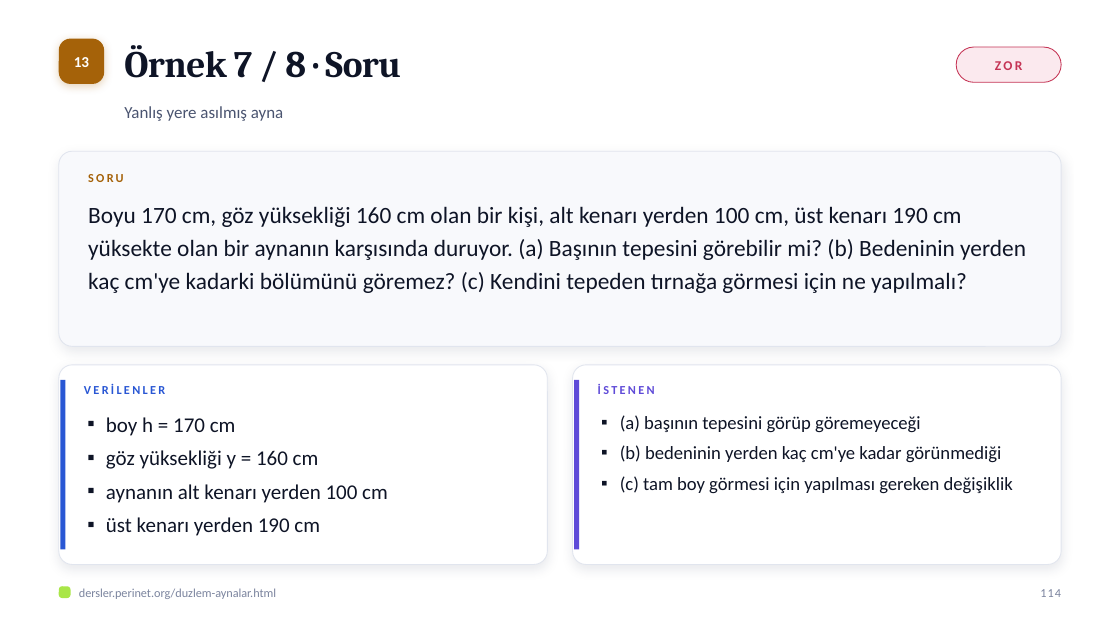
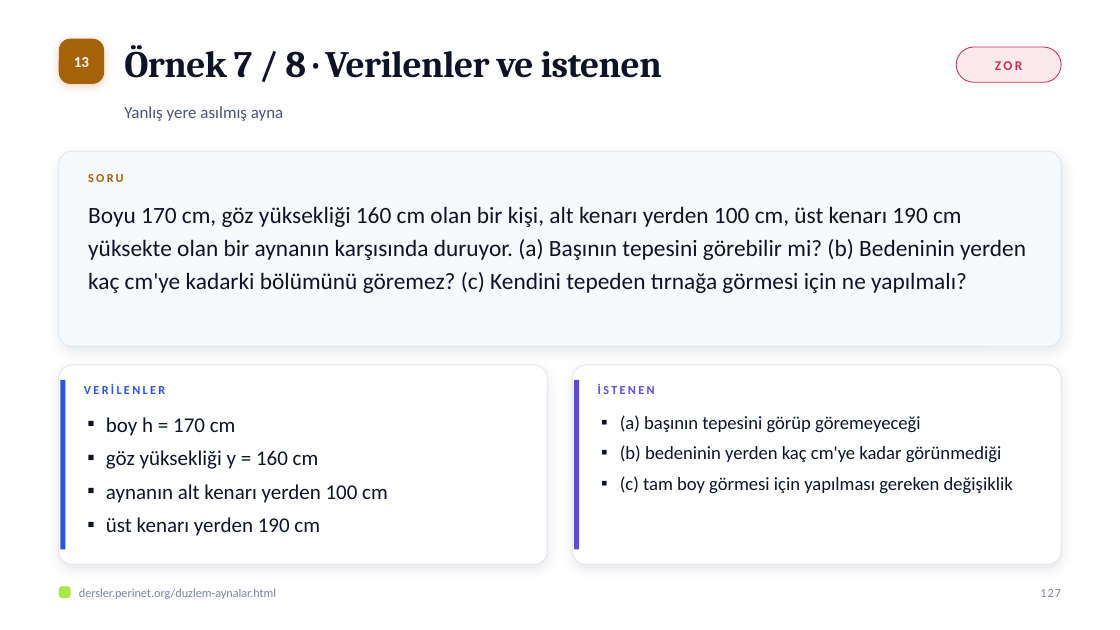
Before and after one commit to elestirmen/dersler, a slide deck: slide 127 of dist/sunum/duzlem-aynalar.pptx (slide 114 before the commit). Drawn at 1120x630 pixels with LibreOffice and Linux fonts; fonts in the diff are those of the drawing. Boxes give left, top, right and bottom in pixels: in the first picture for what was removed or moved away, otherwise in the second. Text is boxed around its words. In the diff, an @@ line names an element or a change of style, - is before the commit and + after.

```diff
--- a/dist/sunum/duzlem-aynalar.pptx
+++ b/dist/sunum/duzlem-aynalar.pptx
@@ text at [124,45,662,78]: text changed @@
-Örnek 7 / 8 · Soru
+Örnek 7 / 8 · Verilenler ve istenen
@@ text at [1040,589,1061,597]: text changed @@
-114
+127
```
Also in this commit, not shown: 124 other slides changed, 14 slides added, 40 other files.
